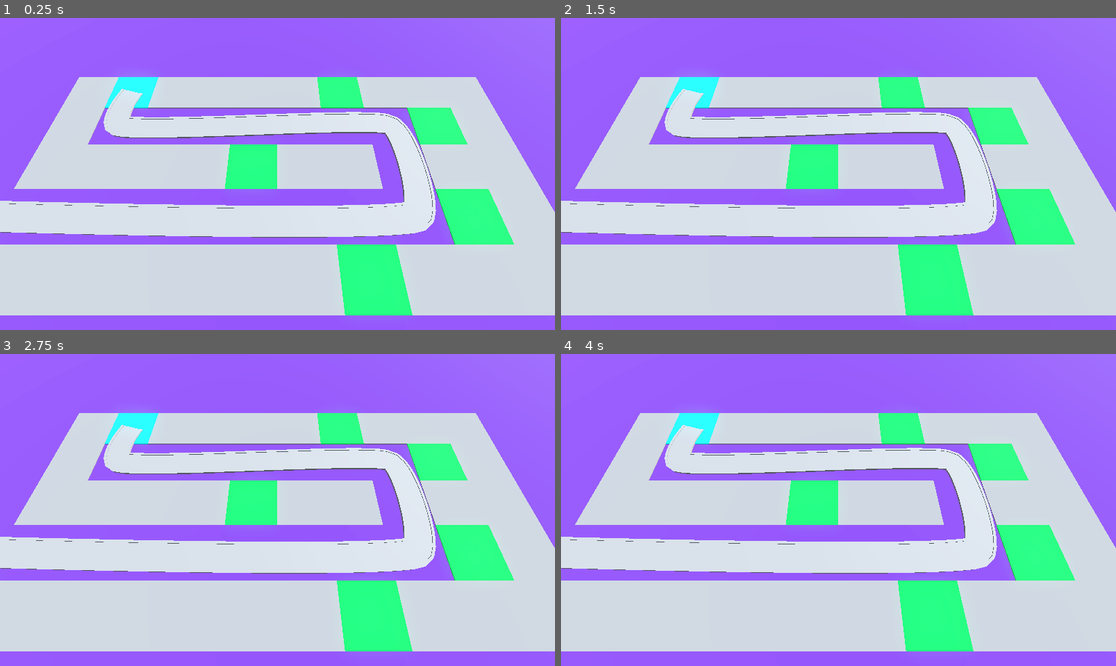
Above: before the commit, frames 1-4 (two rows, left to right).
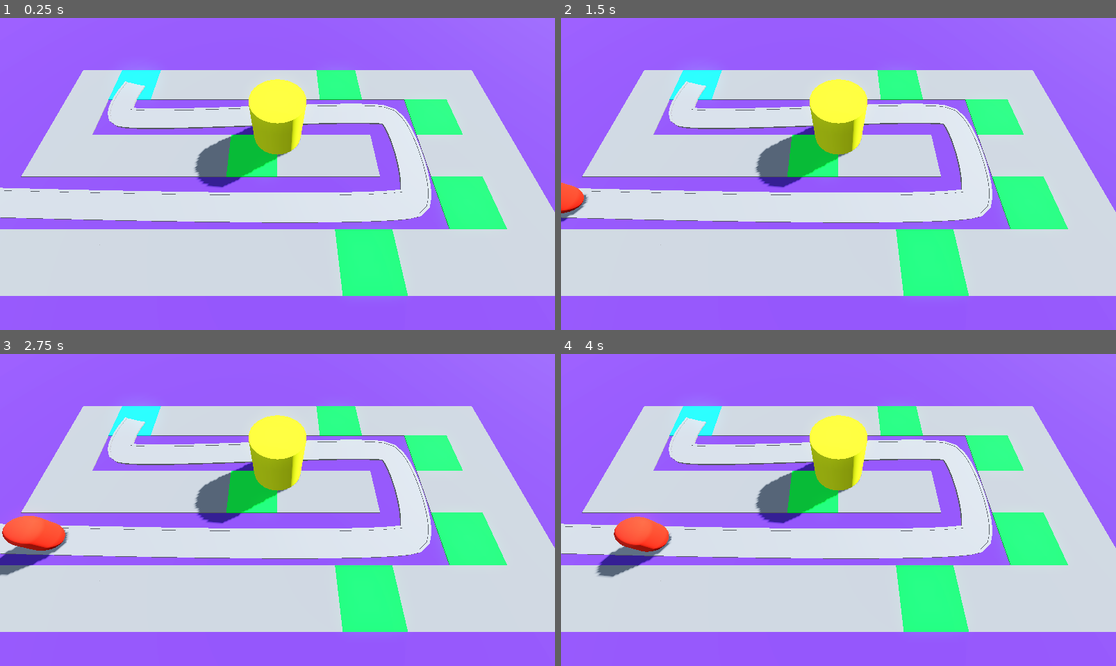
Above: after the commit, the same moments.

Repository: DrDuckson/Barbarian_Blaster
Game: Godot game, scene res://scenes/main.tscn
The game is run twice, just before and just after one commit, with the same random seed, the same clock (stepped at 60 frames per second) and the same inputs.
Inputs:
- Up to frame 1 (0.25 s): no input
- Up to frame 2 (1.5 s): tap Enter at 0.5 s
- Up to frame 3 (2.75 s): no input
- Up to frame 4 (4 s): no input

The runs differ from the first frame. In frame 1, 28% of the frame differs, in the area x 0-100%, y 16-96%; in frame 2, 28%; in frame 3, 28%; in frame 4, 28%.

Commit message:
Added enemy + base scenes to main

Diff:
--- a/scenes/main.tscn
+++ b/scenes/main.tscn
@@ -1,7 +1,9 @@
-[gd_scene load_steps=8 format=3 uid="uid://blnh2re2fs80"]
+[gd_scene load_steps=10 format=3 uid="uid://blnh2re2fs80"]
 
 [ext_resource type="Script" path="res://scripts/main.gd" id="1_wisi0"]
 [ext_resource type="MeshLibrary" uid="uid://bnjrbjtjei14j" path="res://MeshLibraries/SpaceLibrary.tres" id="2_0n6nj"]
+[ext_resource type="PackedScene" uid="uid://d0ta70q5ywxod" path="res://scenes/enemy.tscn" id="3_a6iuc"]
+[ext_resource type="PackedScene" uid="uid://crdlvag6pil6d" path="res://scenes/basis.tscn" id="4_cibqt"]
 
 [sub_resource type="ProceduralSkyMaterial" id="ProceduralSkyMaterial_27fy1"]
 sky_horizon_color = Color(0.64625, 0.65575, 0.67075, 1)
@@ -21,7 +23,7 @@
 
 [sub_resource type="Curve3D" id="Curve3D_f1l7v"]
 _data = {
-"points": PackedVector3Array(0, 0, 0, 0, 0, 0, -23, 0, 6, -1, 0, 1, 1, 0, -1, 10, 0, 6, 1, 0, 1, -1, 0, -1, 10, 0, -2, 1, 0, 1, -1, 0, -1, -14, 0, -2, 0, 0, 0, 0, 0, 0, -14, 0, -6),
+"points": PackedVector3Array(0, 0, 0, 0, 0, 0, -23, 0, 6, -1, 0, 1, 1, 0, -1, 10, 0, 6, 1, 0, 1, -1, 0, -1, 10, 0, -2, 1, 0, 1, -1, 0, -1, -14, 0, -2, 0, 0, 0, -1, 0, -1, -14, 0, -6),
 "tilts": PackedFloat32Array(0, 0, 0, 0, 0)
 }
 point_count = 5
@@ -42,7 +44,7 @@
 material = SubResource("StandardMaterial3D_drrb0")
 
 [node name="Camera3D" type="Camera3D" parent="."]
-transform = Transform3D(1, 0, 0, 0, 0.422618, 0.906308, 0, -0.906308, 0.422618, 0, 14.5, 9.5)
+transform = Transform3D(1, 0, 0, 0, 0.422618, 0.906308, 0, -0.906308, 0.422618, 0, 14.5, 10.5)
 
 [node name="GridMap" type="GridMap" parent="."]
 mesh_library = ExtResource("2_0n6nj")
@@ -93,3 +95,8 @@
 path_continuous_u = true
 path_u_distance = 1.0
 path_joined = false
+
+[node name="Enemy" parent="Path3D" instance=ExtResource("3_a6iuc")]
+transform = Transform3D(-4.37106e-08, 0, -0.999983, 0, 1, 0, 0.999983, 0, -4.37106e-08, -23, 0, 6)
+
+[node name="Basis" parent="." instance=ExtResource("4_cibqt")]
